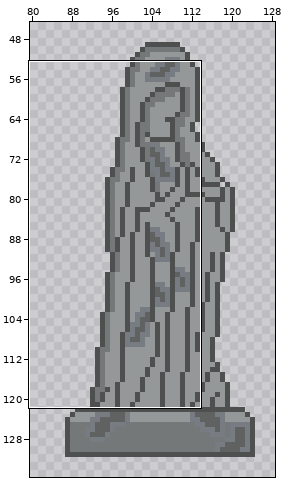
Two versions of one pixel-art file, Assets/Sprites/Heykel.aseprite. The picture above shows the old version from afar; the outline marks the close-up.
Close-up. Earlier state:
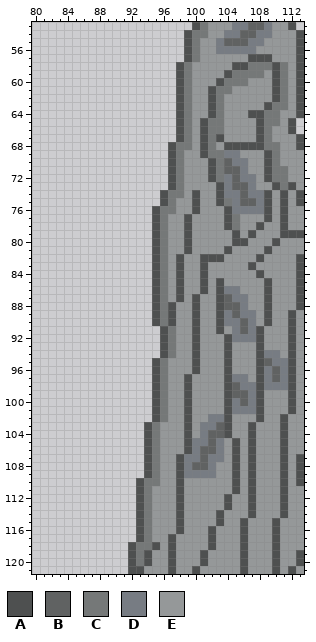
240x240 pixels, 1 frame. Shown: x 80..113, y 53..121. The wide view leaves out empty margins.
Palette (. is transparent): A #4e5050  B #606262  C #757878  D #777c83  E #959899
Pixels before, first column x 92:
 53 ........ACEEEDDBBDEEA.
 54 .......ACCEEDDBBDDEEEA
 55 .......ACEEDBBBDDEEEEA
 56 .......ACEEDDDDDEEEEEA
 57 .......ACEEEEEEAAAEEEA
 58 ......ACEEEEEAACCCACEA
 59 ......ACEEEEACCCCEACEA
 60 ......ACEEEACCCEEEACEA
 61 ......ACEEACCEEEEEACEA
 62 ......ACEEACEEEEEEACEA
 63 ......ACEEACEEEEEACCEA
 64 ......ACEEACEEEAACCEEA
 65 ......ACEACCEEEEACCEA.
 66 ......ACEACCEEEEACEEA.
 67 ......ACEACAEEEEACEEEA
 68 .....ACCEACEAAAAACCEEA
 69 .....ACEEACCDDEEEACEEE
 70 .....ACEEEACBDDEEACEEE
 71 .....ACEEEACBBDEEACCEE
 72 .....ACEEEACDBDDEACCEE
 73 .....ACEEEEADBBDEEACAE
 74 ....ACCEAEEADDBDDAEAEA
 75 ....ACEEAEEACDBBDAEAEA
 76 ...ACCEEAEEEADDDDAEAEE
 77 ...ACEEAEEEEACEEEAEAEE
 78 ...ACEEAEEEEACEEAEEAEE
 79 ...ACEEAEEEEEAEAEEEAAA
 80 ...ACEEAEEEEEAAEEEAEEE
 81 ...ACEEAEEEEAEEEEAEEEE
 82 ...ACEAEEAAAEEEEAEEEEA
 83 ...ACEAEEAEEEEEAEEEEEA
 84 ...ACEAEEAEEEEEEAEEEEA
 85 ...ACEAEEAEAEEEEEAEEEA
 86 ...ACEAEEAEADDEEEAEEEA
 87 ...ACEAEAEEABDDEEAEEEA
 88 ...ACAEEAEEABBDEEAEEEA
 89 ...ACAEEAEEADBDDEAEEAE
 90 ...ACAEEAEEADDBDEAEEAE
 91 ....ACEEAEEAEDBDAEEEAE
 92 ....ACEEAEEEADDDAEEEAE
 93 ....ACEEAEEEAEEEAEEEAE
 94 ....ACEEAEEEAEEEADDEAE
 95 ...ACEEEAEEEAEEEABDDAE
 96 ...ACEEEAEEEAEEEADBDAE
 97 ...ACEEAEEEEADDEADBDAE
 98 ...ACEEAEEEEABDDADDDAE
 99 ...ACEEAEEEEABBDAEEEAE
100 ...ACEEAEEEEADBDAEEEAE
101 ...ACEEAEEEEADDDAEEEAE
102 ...ACEEAEEDDAEEEAEEAEE
103 ..ACEEEAEDDBAEEAEEEAEE
104 ..ACEEEAEDBBAEEAEEEAEE
105 ..ACEEEADDBDEAEAEEEAEE
106 ..ACEEEADBBDEAEAEEEAEE
107 ..ACEEADDBDDEAEAEEEAEA
108 ..ACEEADBBDEEAEAEEEAEA
109 ..ACEEADDDDEEAEAEEEAEA
110 .ACCEEAEEEEEEAEAEEEAEA
111 .ACEEEAEEEEEEAEAEEEAEE
112 .ACEEEAEEEEEAEEAEEEAEE
113 .ACEEEAEEEEEAEEAEEEAEE
114 .ACEEEAEEEEAEEEAEEEAEE
115 .ACEEEAEEEEAEEAEEEAEEE
116 .ACEEEAEEEAEEEAEEEAEEE
117 .ACEEAEEEEAEEEAEEEAEEE
118 ACCAEAEEEEAEEEAEEEAEEE
119 ACAEEAEEEAEEEEAEEEAEEA
120 ACAEEAEEEAEEEEAEEEAEEA
121 AAEEEAEEAEEEEEAEEEAEAE
Once edited:
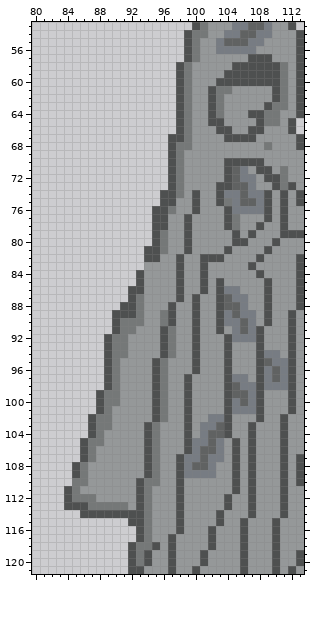
Edits made:
Changed rows in their new state; - is an unchanged pixel.
first column x 104:
 58 ---AAA
 59 -AAAAA
 60 AAAAAA
first column x 84:
 65 -----------------EAA-------
 66 -----------------EEAA--A-E-
 67 -------------A---EEEAAAAEE-
 68 -----------------EE-EEEEE-E
 69 -----------------EEEEE---EE
 70 ------------------EEAAAAAEE
 71 ------------------EEA---A-E
 72 ------------------EEA-----A
 73 --------------------A------
 74 -------------A-------------
 75 -------------A-------------
 76 ------------A--------------
 77 ------------A--------------
 78 ------------A--------------
 81 ----------A----------------
 82 ----------A-E--------------
 83 ----------EEE--------------
 84 ---------AEEE--------------
 85 ---------AEEE--------------
 86 --------AAEEE--------------
 87 --------ACEEE--------------
 88 -------AACEEE--------------
 89 ------AAACEE---------------
 90 ------ACCCEE---------------
 91 ------ACCEEE---------------
 92 -----ACCEEEE---------------
 93 -----ACCEEEE---------------
 94 -----ACCEEEE---------------
 95 -----ACEEEE----------------
 96 -----ACEEEE----------------
 97 -----ACEEEE----------------
 98 -----ACEEEE----------------
 99 ----ACCEEEE----------------
100 ----ACCEEEE----------------
101 ----ACEEEEE----------------
102 ---ACCEEEEE----------------
103 ---ACCEEEE-----------------
104 ---ACEEEEE-----------------
105 --ACCEEEEE-----------------
106 --ACEEEEEE-----------------
107 --ACEEEEEE-----------------
108 -ACEEEEEEE-----------------
109 -ACEEEEEEE-----------------
110 -CCEEEEEE------------------
111 ACEEEEEEE------------------
112 ACCCEEEEE------------------
113 AAACCCCCE------------------
114 --AAAAAAA------------------
115 --------A------------------
Where, in picture pixels (left, top, right, bottom), the same in both close-ups:
changed: (224, 62, 272, 86)
changed: (200, 118, 280, 190)
added: (168, 134, 176, 142)
changed: (64, 190, 176, 526)
